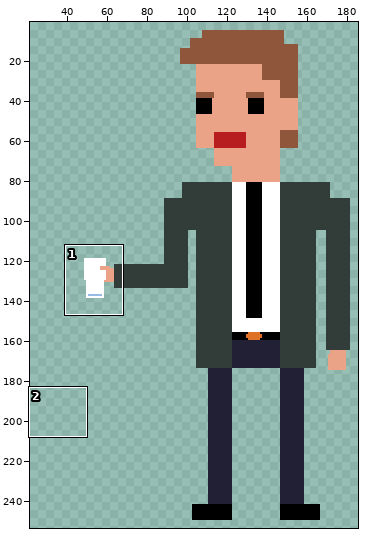
Two versions of one pixel-art file, Assets/Animations/Player/BOSS_ANIMATOR 2.aseprite. The first picture is a wide view before the edit; the outline marks the close-up.
Close-up. Before the edit:
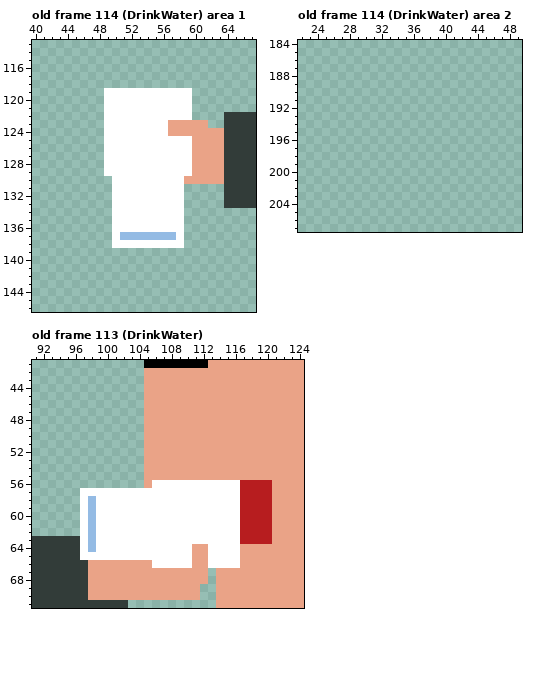
256x256 pixels, 117 frames. Shown: old frame 114 (DrinkWater) area 1: x 40..67, y 113..146; old frame 114 (DrinkWater) area 2: x 22..49, y 184..207; old frame 113 (DrinkWater): x 91..124, y 41..71. The wide view leaves out empty margins. The commit also changed other frames or places, which this record leaves out.
Now the later version:
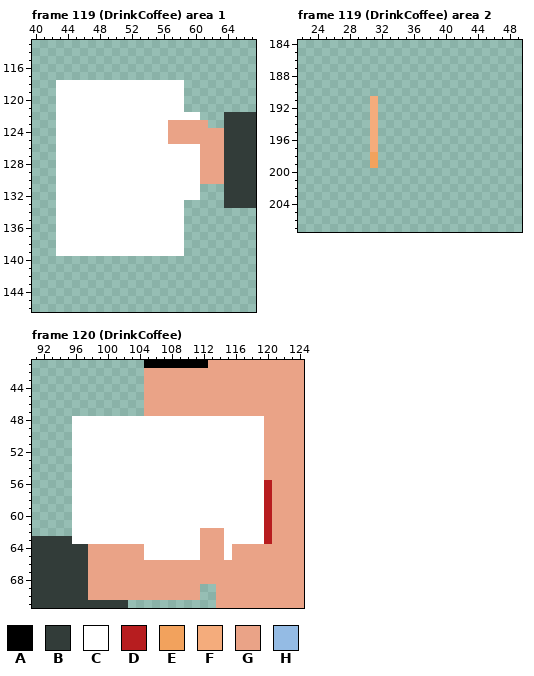
Palette (. is transparent): A #000000  B #323c39  C #ffffff  D #b71d1f  E #f2a25d  F #f4ac7c  G #eaa387  H #94bbe4
A new or re-ordered frame is compared with the old frame closest to it.
From old to new:
frames 117 -> 126
Frame 119 (DrinkCoffee) area 1 is new; against old frame 114 (DrinkWater):
y 118: x 43..58 ................ -> CCCCCCCCCCCCCCCC
y 119..121: x 43..48 ...... -> CCCCCC; x 59 C -> .
y 122: x 43..48 ...... -> CCCCCC; x 60 . -> C
y 123..124: x 43..48 ...... -> CCCCCC
y 125: x 43..48 ...... -> CCCCCC; x 57..59 CCC -> GGG
y 126..129: x 43..48 ...... -> CCCCCC; x 60 G -> C
y 130: x 43..49 ....... -> CCCCCCC; x 59..60 GG -> CC
y 131..132: x 43..49 ....... -> CCCCCCC; x 59..60 .. -> CC
y 133..136: x 43..49 ....... -> CCCCCCC
y 137: x 43..49 ....... -> CCCCCCC; x 51..57 HHHHHHH -> CCCCCCC
y 138: x 43..49 ....... -> CCCCCCC
y 139: x 43..58 ................ -> CCCCCCCCCCCCCCCC
Frame 119 (DrinkCoffee) area 2 is new; against old frame 114 (DrinkWater):
y 191..197: x 31 . -> F
y 198..199: x 31 . -> E
Frame 120 (DrinkCoffee) is new; against old frame 113 (DrinkWater):
y 48..55: x 96..119 .........GGGGGGGGGGGGGGG -> CCCCCCCCCCCCCCCCCCCCCCCC
y 56: x 96..105 .........G -> CCCCCCCCCC; x 117..119 DDD -> CCC
y 57: x 96 . -> C; x 117..119 DDD -> CCC
y 58..61: x 96 . -> C; x 98 H -> C; x 117..119 DDD -> CCC
y 62: x 96 . -> C; x 98 H -> C; x 112..114 CCC -> GGG; x 117..119 DDD -> CCC
y 63: x 96 B -> C; x 98 H -> C; x 112..114 CCC -> GGG; x 117..119 DDD -> CCC
y 64: x 97..104 CHCCCCCC -> BGGGGGGG; x 111 G -> C; x 113..114 CC -> GG; x 116 C -> G
y 65: x 97..104 CCCCCCCC -> BGGGGGGG; x 111 G -> C; x 113..114 CC -> GG; x 116 C -> G
y 66: x 106..110 CCCCC -> GGGGG; x 113..116 CCCC -> GGGG
y 67..68: x 113 . -> G
Changed places in both close-ups, as pixel boxes (x1, y1, x2, y2):
changed: (56, 80, 200, 256)
added: (370, 96, 378, 168)
changed: (72, 416, 264, 584)
